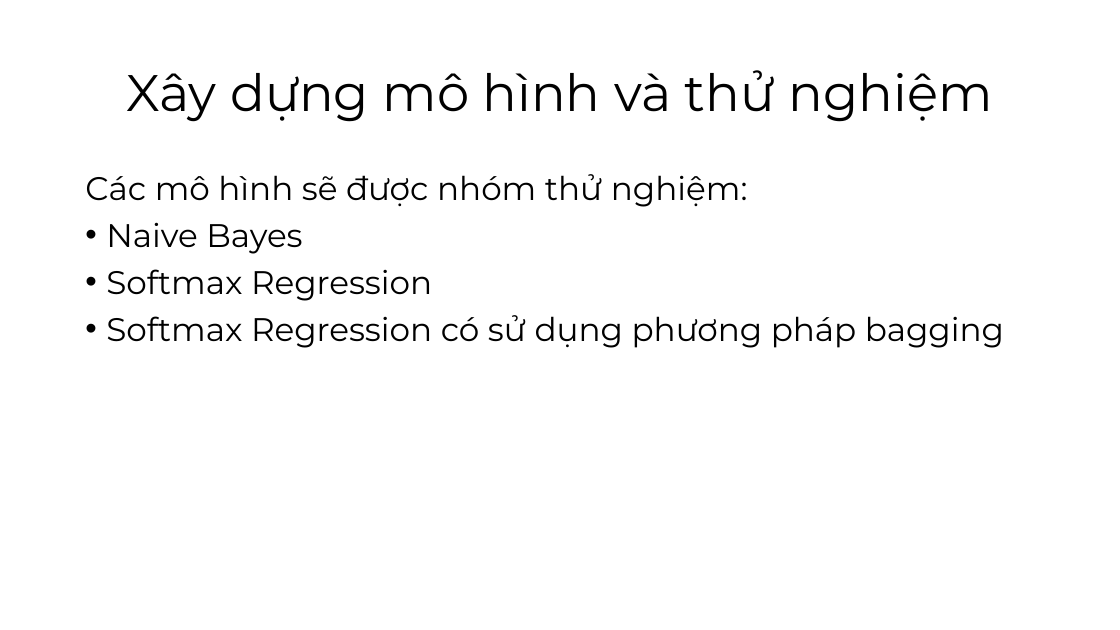
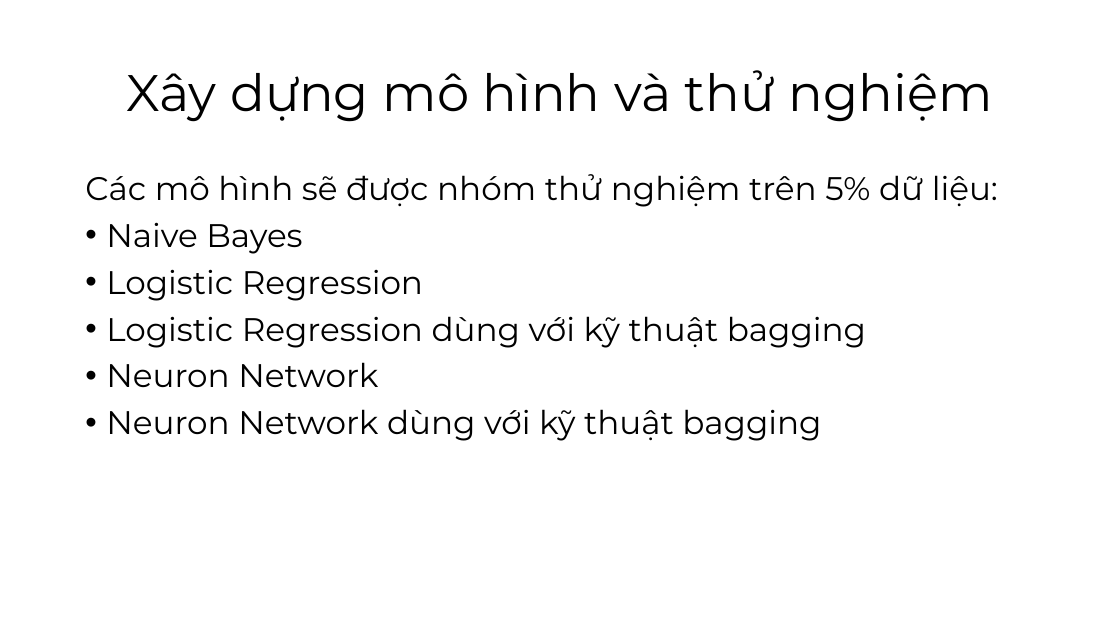
Before and after one commit to vlozg/DoAn_CuoiKy_DataScience, a slide deck: slide 29 of Slide.pptx. Drawn at 1120x630 pixels with LibreOffice and Linux fonts; fonts in the diff are those of the drawing. Boxes give left, top, right and bottom in pixels: in the first picture for what was removed or moved away, otherwise in the second. Text is boxed around its words. In the diff, an @@ line names an element or a change of style, - is before the commit and + after.

```diff
--- a/Slide.pptx
+++ b/Slide.pptx
@@ text at [85, 174, 998, 207]: text changed @@
-Các mô hình sẽ được nhóm thử nghiệm:
+Các mô hình sẽ được nhóm thử nghiệm trên 5% dữ liệu:
@@ text at [106, 269, 866, 441]: text changed @@
-• Softmax Regression
-• Softmax Regression có sử dụng phương pháp bagging
+• Logistic Regression
+• Logistic Regression dùng với kỹ thuật bagging
+• Neuron Network
+• Neuron Network dùng với kỹ thuật bagging
```
Also in this commit, not shown: 5 other slides changed, 8 slides added, 2 slides removed, 1 other file.
